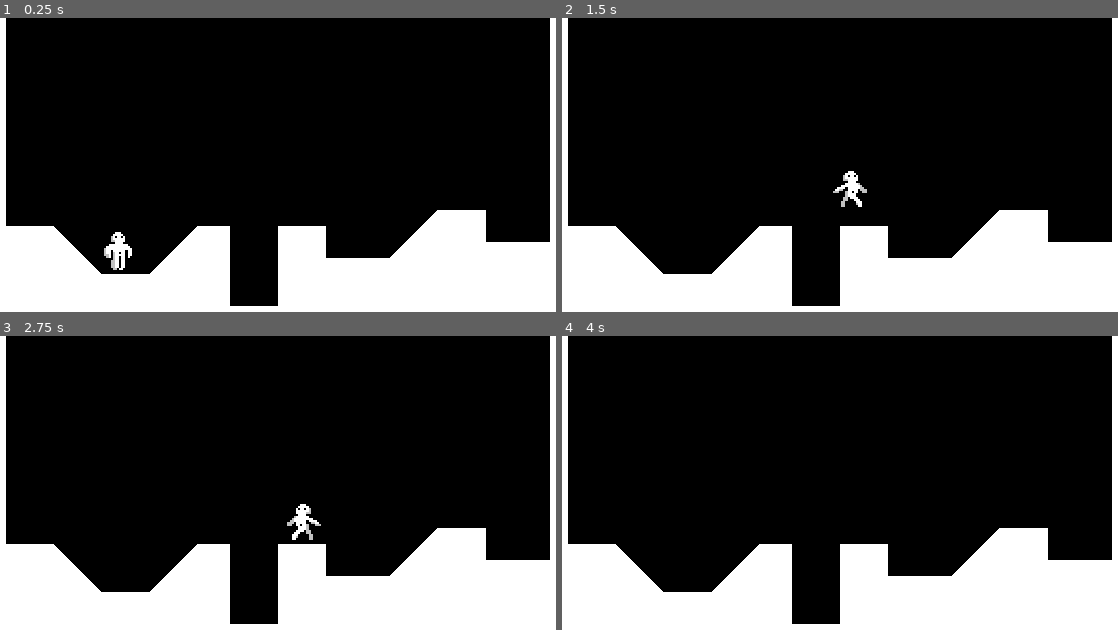
Above: before the commit, frames 1-4 (two rows, left to right).
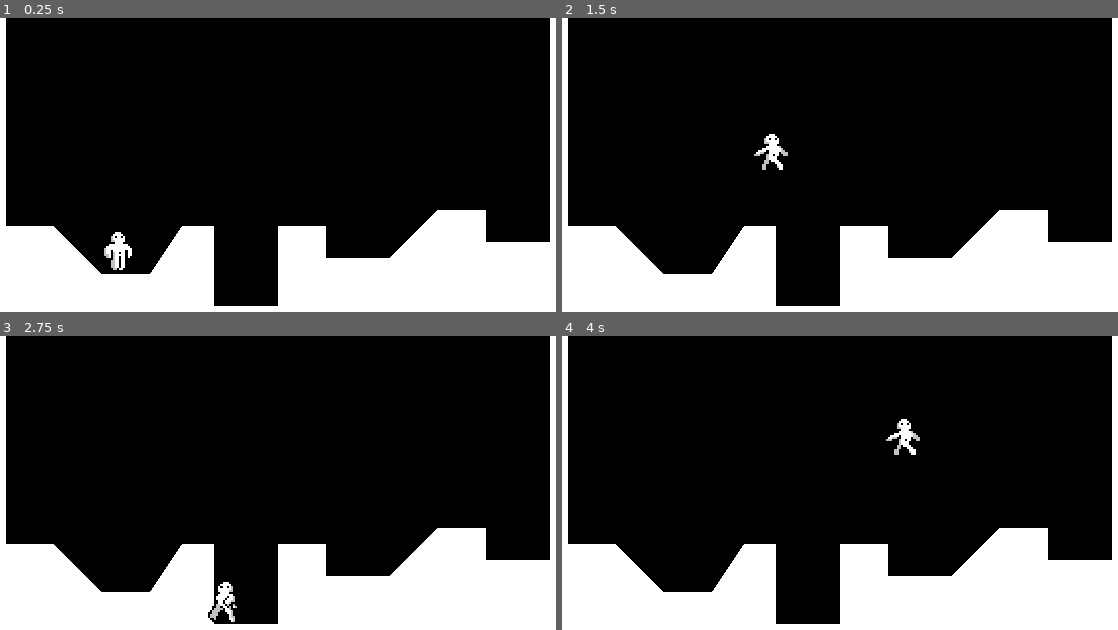
Above: after the commit, the same moments.

Repository: wojtjan-spec/GODOT-Platformer
Game: Godot game, scene res://world.tscn
Same seed, same stepped clock (60 frames per second), same inputs: the game is played once before the commit and once after it.
Inputs:
- Up to frame 1 (0.25 s): no input
- Up to frame 2 (1.5 s): tap Enter (ui_accept) at 0.5, 0.6, 0.77, 1.07, 1.35 s; hold Right (ui_right) from 0.53 s (still down)
- Up to frame 3 (2.75 s): tap Enter (ui_accept) at 1.52, 1.82, 2.1 s; release Right (ui_right) at 2.03 s; hold Left (ui_left) from 2.03 s (still down)
- Up to frame 4 (4 s): release Left (ui_left) at 2.78 s; hold Right (ui_right) from 2.78 s (still down); tap Enter (ui_accept) at 2.85, 3.02, 3.32, 3.6, 3.77 s

The runs differ from the first frame. In frame 1, 1.0% of the frame differs, in the area x 27-42%, y 70-98%; in frame 2, 1.6%, in the area x 27-55%, y 39-98%; in frame 3, 1.3%; in frame 4, 1.3%.

Commit message:
Add movement resources

Diff:
--- /dev/null
+++ b/DefaultMovementData.tres
@@ -0,0 +1,10 @@
+[gd_resource type="Resource" script_class="PlayerMovementData" load_steps=2 format=3 uid="uid://dh0wnkddh3ckt"]
+
+[ext_resource type="Script" path="res://player_movement_data.gd" id="1_8epga"]
+
+[resource]
+script = ExtResource("1_8epga")
+speed = 100.0
+acceleration = 800.0
+friction = 1000.0
+jump_velocity = -275.0
--- /dev/null
+++ b/FasterMovementData.tres
@@ -0,0 +1,10 @@
+[gd_resource type="Resource" script_class="PlayerMovementData" load_steps=2 format=3 uid="uid://cvv8phci1xocd"]
+
+[ext_resource type="Script" path="res://player_movement_data.gd" id="1_638dw"]
+
+[resource]
+script = ExtResource("1_638dw")
+speed = 120.0
+acceleration = 1000.0
+friction = 1000.0
+jump_velocity = -350.0
--- /dev/null
+++ b/SlowMovementData.tres
@@ -0,0 +1,11 @@
+[gd_resource type="Resource" script_class="PlayerMovementData" load_steps=2 format=3 uid="uid://dcql3stjiaaog"]
+
+[ext_resource type="Script" path="res://player_movement_data.gd" id="1_ly7k4"]
+
+[resource]
+script = ExtResource("1_ly7k4")
+speed = 50.0
+acceleration = 600.0
+friction = 800.0
+jump_velocity = -275
+gravity_scale = 0.4
--- a/player.gd
+++ b/player.gd
@@ -1,10 +1,6 @@
 extends CharacterBody2D
 
-
-const SPEED = 100.0
-const ACCELERATION = 800.0
-const FRICTION = 1000.0
-const JUMP_VELOCITY = -275.0
+@export var movement_data : PlayerMovementData
 
 @onready var animated_sprite_2d: AnimatedSprite2D = $AnimatedSprite2D
 @onready var coyote_jump_timer: Timer = $CoyoteJumpTimer
@@ -15,6 +11,7 @@
 	var input_axis := Input.get_axis("ui_left", "ui_right") # 1 or 0
 	handle_acceleration(input_axis, delta)
 	apply_friction(input_axis, delta)
+	apply_air_resistance(input_axis, delta)
 	update_animations(input_axis)
 	var was_on_floor = is_on_floor()
 	move_and_slide()
@@ -24,23 +21,28 @@
 
 func apply_gravity(delta: float) -> void:
 	if not is_on_floor():
-		velocity += get_gravity() * delta
+		velocity += get_gravity() * movement_data.gravity_scale * delta
 
 func handle_jump() -> void:
 	if is_on_floor() or coyote_jump_timer.time_left > 0.0:
 		if Input.is_action_just_pressed("ui_accept"):
-			velocity.y = JUMP_VELOCITY
+			velocity.y = movement_data.jump_velocity
 	if not is_on_floor():
-		if Input.is_action_just_released("ui_accept") and velocity.y < JUMP_VELOCITY / 2:
-			velocity.y = JUMP_VELOCITY / 2
+		if Input.is_action_just_released("ui_accept") and velocity.y < movement_data.jump_velocity / 2:
+			velocity.y = movement_data.jump_velocity / 2
 
 func apply_friction(input_axis, delta):
-	if input_axis == 0:
-		velocity.x = move_toward(velocity.x, 0, FRICTION * delta)
+	if input_axis == 0 and is_on_floor():
+		velocity.x = move_toward(velocity.x, 0, movement_data.acceleration * delta)
+
+
+func apply_air_resistance(input_axis, delta):
+	if input_axis == 0 and not is_on_floor():
+		velocity.x = move_toward(velocity.x, 0, movement_data.air_ressistance * delta)
 
 func handle_acceleration(input_axis, delta):
 	if input_axis != 0:
-		velocity.x = move_toward(velocity.x, SPEED * input_axis, ACCELERATION * delta)
+		velocity.x = move_toward(velocity.x, movement_data.speed * input_axis, movement_data.acceleration * delta)
 
 func update_animations(input_axis):
 	if input_axis != 0:
--- a/player.tscn
+++ b/player.tscn
@@ -1,7 +1,8 @@
-[gd_scene load_steps=12 format=3 uid="uid://cq7w3gtuewwjg"]
+[gd_scene load_steps=13 format=3 uid="uid://cq7w3gtuewwjg"]
 
 [ext_resource type="Script" path="res://player.gd" id="1_vdf3t"]
 [ext_resource type="Texture2D" uid="uid://dllj4ij1vmetn" path="res://player.png" id="2_eef26"]
+[ext_resource type="Resource" uid="uid://dcql3stjiaaog" path="res://SlowMovementData.tres" id="2_nk3wo"]
 
 [sub_resource type="AtlasTexture" id="AtlasTexture_4ac1v"]
 atlas = ExtResource("2_eef26")
@@ -67,7 +68,7 @@
 }],
 "loop": true,
 "name": &"run",
-"speed": 12.0
+"speed": 10.0
 }]
 
 [sub_resource type="RectangleShape2D" id="RectangleShape2D_4eqlx"]
@@ -76,19 +77,22 @@
 [node name="Player" type="CharacterBody2D"]
 floor_constant_speed = true
 floor_max_angle = 1.0472
-floor_snap_length = 2.0
+floor_snap_length = 3.0
 script = ExtResource("1_vdf3t")
+movement_data = ExtResource("2_nk3wo")
 
 [node name="AnimatedSprite2D" type="AnimatedSprite2D" parent="."]
 position = Vector2(-0.5, -11)
 scale = Vector2(1.05556, 1)
 sprite_frames = SubResource("SpriteFrames_6cnvk")
-animation = &"idle"
-frame_progress = 0.35415
+animation = &"run"
+frame = 1
+frame_progress = 0.671477
 
 [node name="CollisionShape2D" type="CollisionShape2D" parent="."]
 position = Vector2(-0.5, -11)
 shape = SubResource("RectangleShape2D_4eqlx")
 
 [node name="CoyoteJumpTimer" type="Timer" parent="."]
-wait_time = 0.05
+wait_time = 0.2
+one_shot = true
--- /dev/null
+++ b/player_movement_data.gd
@@ -0,0 +1,9 @@
+class_name PlayerMovementData
+extends Resource
+
+@export var speed = 100.0
+@export var acceleration = 800.0
+@export var friction = 1000.0
+@export var jump_velocity = -275
+@export var gravity_scale = 1.0
+@export var air_ressistance = 200
--- a/world.tscn
+++ b/world.tscn
@@ -9,7 +9,7 @@
 [node name="StaticBody2D" type="StaticBody2D" parent="."]
 
 [node name="CollisionPolygon2D" type="CollisionPolygon2D" parent="StaticBody2D"]
-polygon = PackedVector2Array(0, 0, 24, 0, 24, 104, 48, 104, 72, 128, 96, 128, 120, 104, 136, 104, 136, 144, 160, 144, 160, 104, 184, 104, 184, 120, 216, 120, 240, 96, 264, 96, 264, 112, 296, 112, 296, 0, 320, 0, 320, 184, 0, 184)
+polygon = PackedVector2Array(0, 0, 24, 0, 24, 104, 48, 104, 72, 128, 96, 128, 112, 104, 128, 104, 128, 144, 160, 144, 160, 104, 184, 104, 184, 120, 216, 120, 240, 96, 264, 96, 264, 112, 296, 112, 296, 0, 320, 0, 320, 184, 0, 184)
 
 [node name="Polygon2D" type="Polygon2D" parent="StaticBody2D/CollisionPolygon2D"]
 
